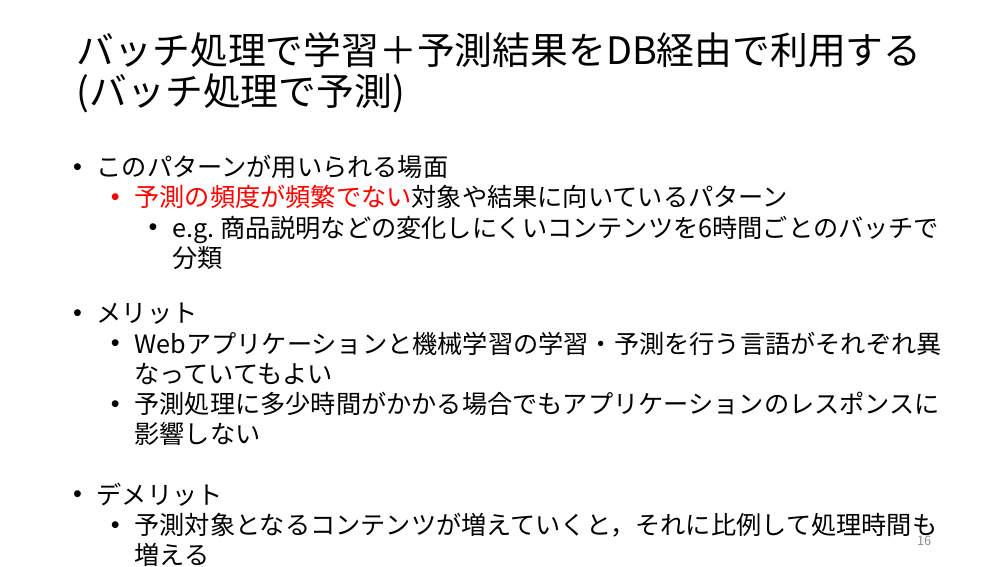
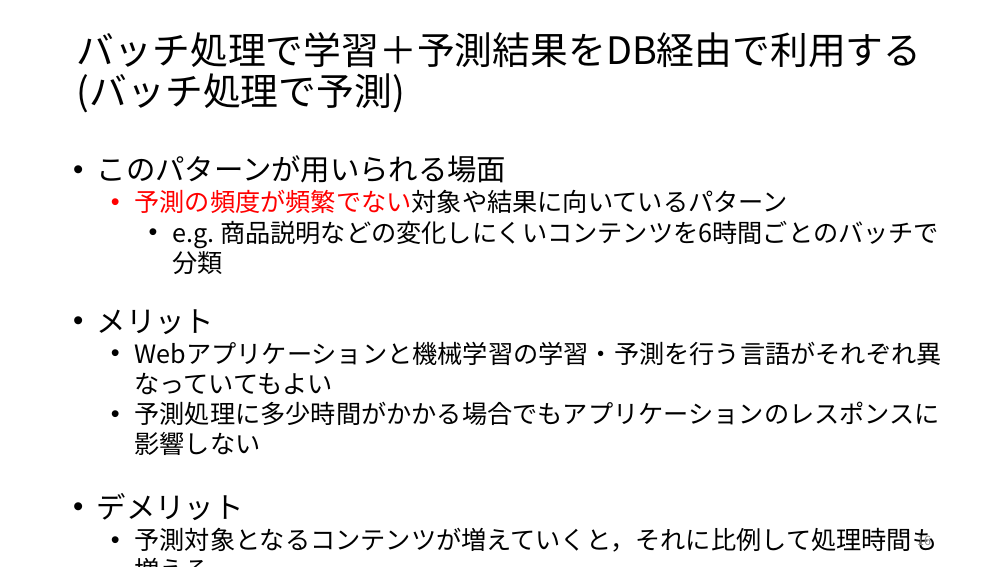
Before and after one commit to ryosuke-ku/Rinko, a slide deck: slide 16 of 仕事ではじめる機械学習第4章.pptx. Drawn at 1008x567 pixels with LibreOffice and Linux fonts; fonts in the diff are those of the drawing. Boxes give left, top, right and bottom in pixels: in the first picture for what was removed or moved away, otherwise in the second. Text is boxed around its words. In the diff, an @@ line names an element or a change of style, - is before the commit and + after.

```diff
--- a/仕事ではじめる機械学習第4章.pptx
+++ b/仕事ではじめる機械学習第4章.pptx
@@ text at <box>97,155,507,520</box>: size 24 to 28 pt in "このパターンが用いられる場面", "メリット", "デメリット" @@
```
Also in this commit, not shown: 4 other slides changed, 2 other files.
